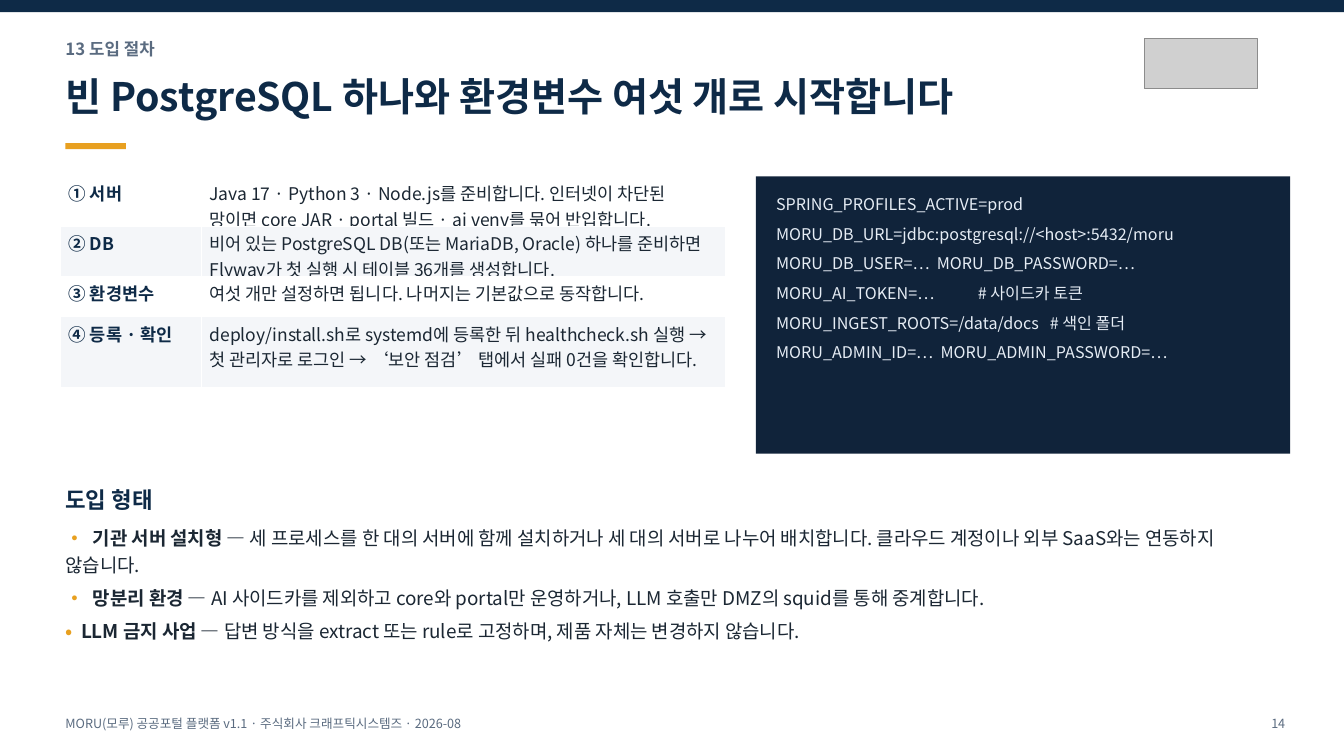
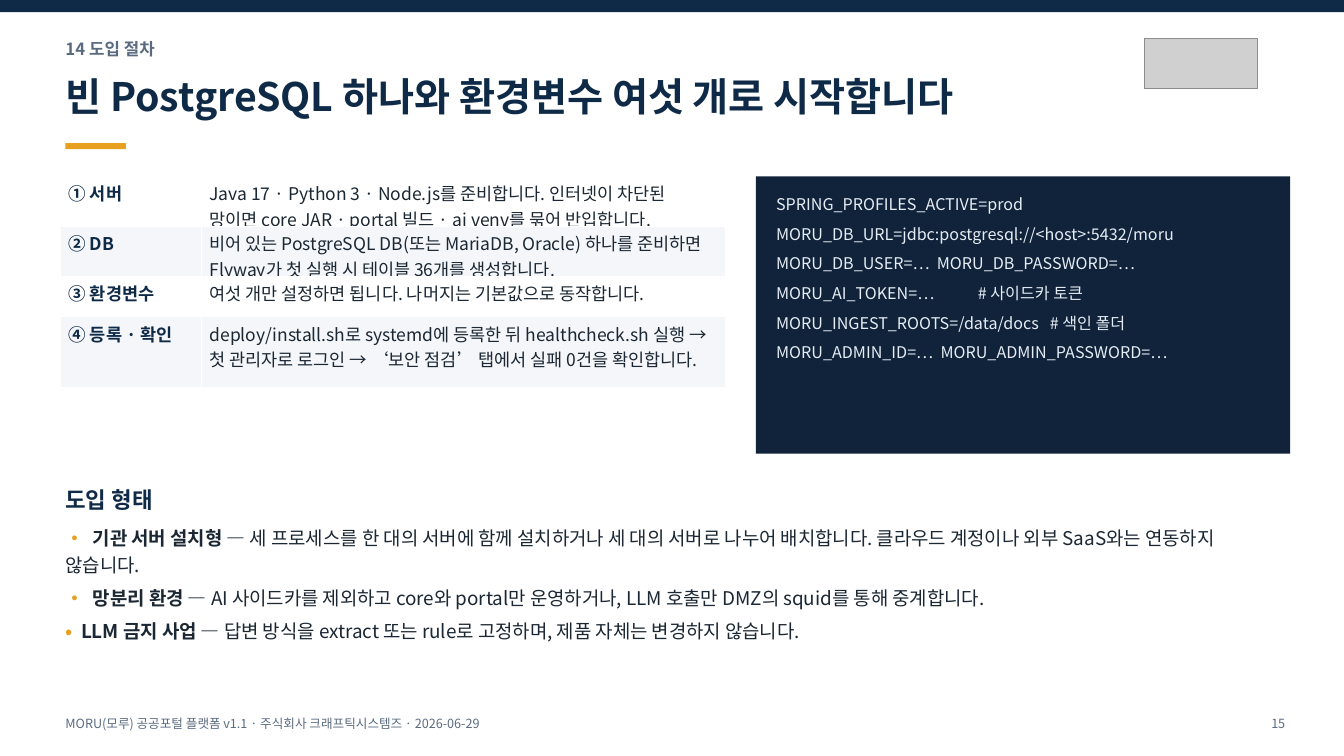
Before and after one commit to mhb8436/moru-release, a slide deck: slide 15 of docs/MORU-발표자료-v1.1.pptx (slide 14 before the commit). Drawn at 1344x756 pixels with LibreOffice and Linux fonts; fonts in the diff are those of the drawing; grey boxes stand for pictures. Boxes give left, top, right and bottom in pixels: in the first picture for what was removed or moved away, otherwise in the second. Text is boxed around its words. In the diff, an @@ line names an element or a change of style, - is before the commit and + after.

```diff
--- a/docs/MORU-발표자료-v1.1.pptx
+++ b/docs/MORU-발표자료-v1.1.pptx
@@ text at (65,41,155,57): text changed @@
-13 도입 절차
+14 도입 절차
@@ text at (65,717,480,731): text changed @@
-MORU(모루) 공공포털 플랫폼 v1.1 · 주식회사 크래프틱시스템즈 · 2026-08
+MORU(모루) 공공포털 플랫폼 v1.1 · 주식회사 크래프틱시스템즈 · 2026-06-29
@@ text at (1271,718,1285,728): text changed @@
-14
+15
```
Also in this commit, not shown: 14 other slides changed, 1 slide added, 6 other files.
